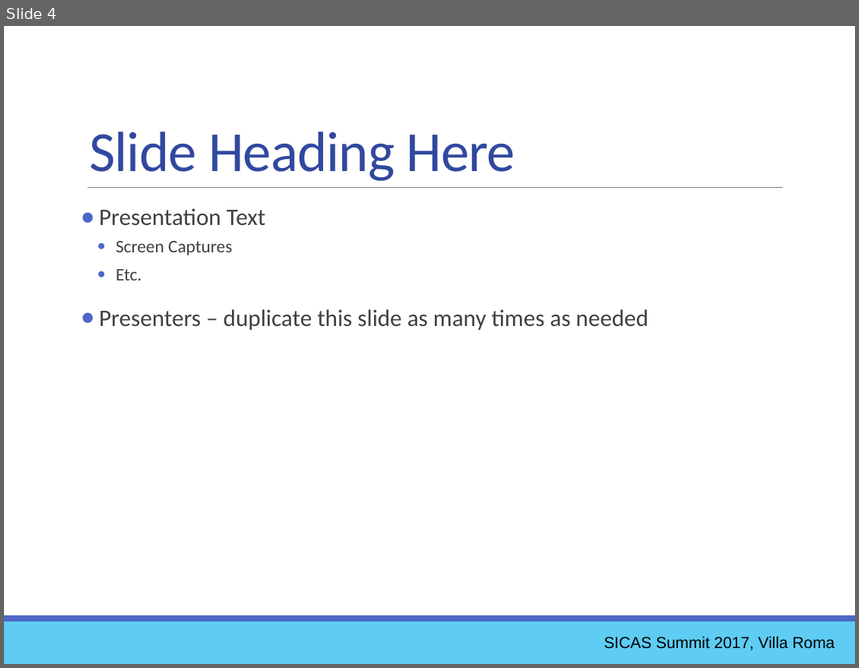
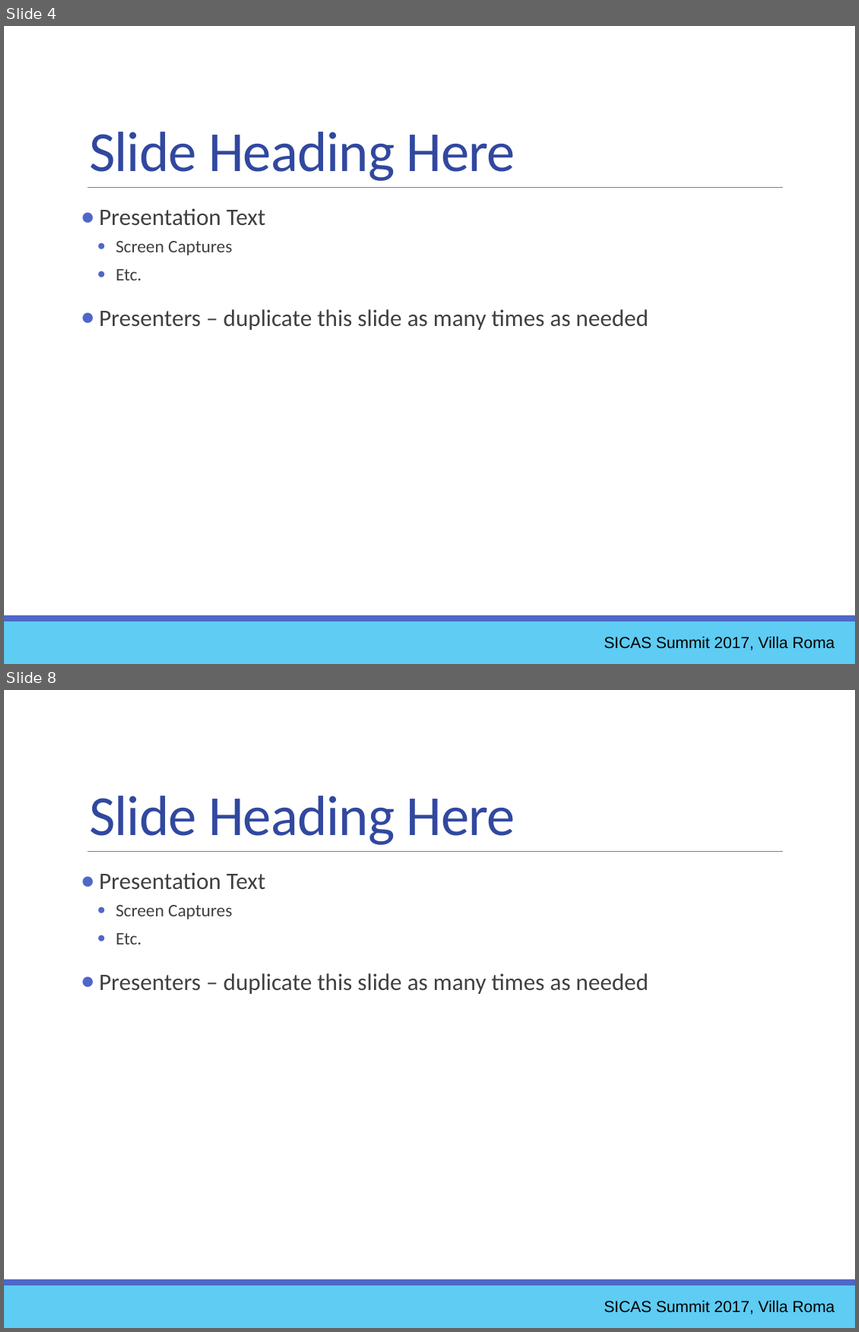
Before and after one commit to ewcole/simple_report, a slide deck: docs/SICAS_2017/Drop-InReportingWithGroovy.pptx. Shown one above the other, each under a label of ours: slide 4 before the commit, slides 4 and 8 after it; the slides between them are not shown. The pictures are 859x668 and 859x1332 pixels, drawn with LibreOffice and Linux fonts; fonts in the diff are those of the drawing. Boxes give left, top, right and bottom in pixels: in the first picture for what was removed or moved away, otherwise in the second. Text is boxed around its words. In the diff, an @@ line names an element or a change of style, - is before the commit and + after.

```diff
--- a/docs/SICAS_2017/Drop-InReportingWithGroovy.pptx
+++ b/docs/SICAS_2017/Drop-InReportingWithGroovy.pptx
@@ slide 8 added at box(4, 690, 855, 1328), background #FFFFFF; not listed: 3 template elements that a slide beside it also shows @@
@@ title added at box(89, 796, 515, 845), 48 pt, text #31489F @@
+Slide Heading Here
@@ text added at box(99, 872, 649, 994), 20 pt, text #404040 @@
+● Presentation Text
+      ● Screen Captures
+      ● Etc.
+● Presenters – duplicate this slide as many times as needed
@@ text added at box(604, 1300, 835, 1315), 13.5 pt, text #000000 @@
+SICAS Summit 2017, Villa Roma
```
Also in this commit, not shown: 1 slide changed, 3 other slides added, 3 other files.
